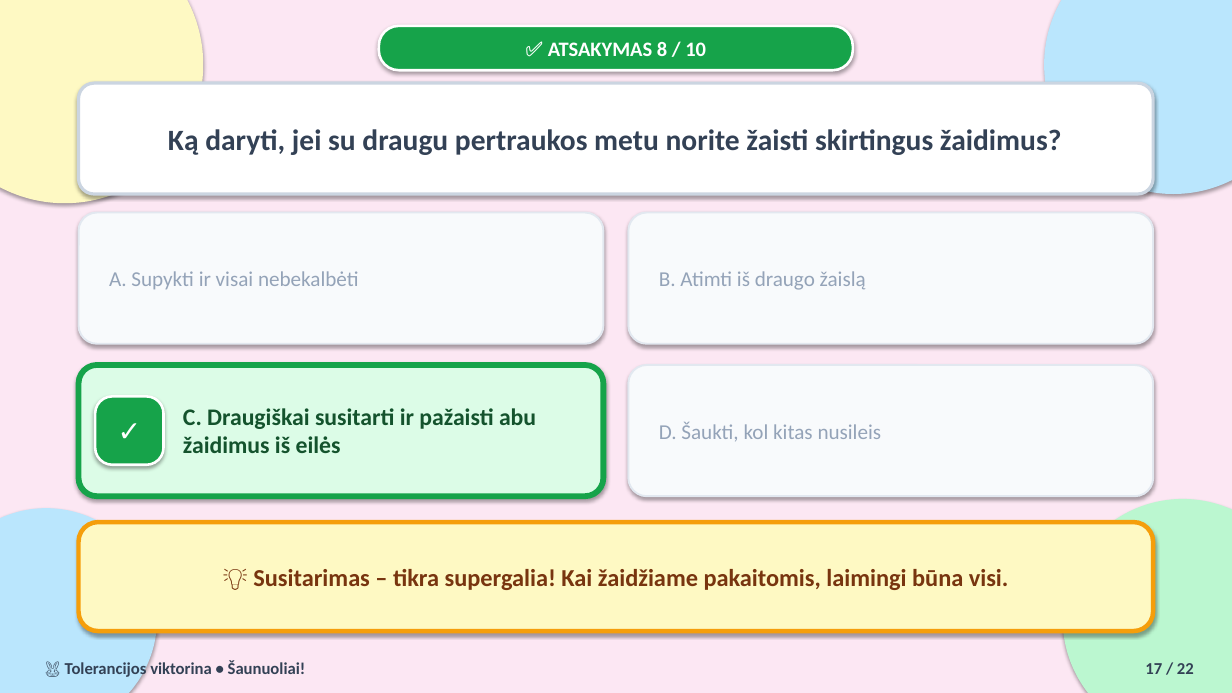
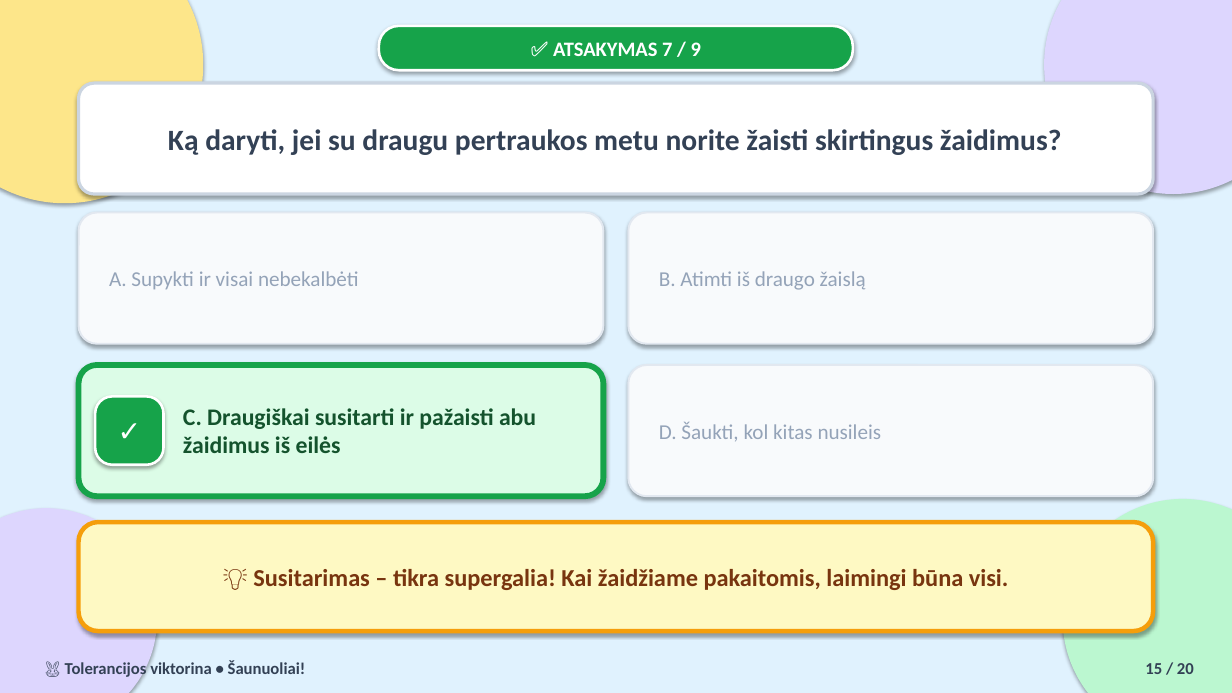
Before and after one commit to Artiomkalinin/tolerancijos-diena, a slide deck: slide 15 of Tolerancijos_viktorina.pptx (slide 17 before the commit). Drawn at 1232x693 pixels with LibreOffice and Linux fonts; fonts in the diff are those of the drawing. Boxes give left, top, right and bottom in pixels: in the first picture for what was removed or moved away, otherwise in the second. Text is boxed around its words. In the diff, an @@ line names an element or a change of style, - is before the commit and + after.

```diff
--- a/Tolerancijos_viktorina.pptx
+++ b/Tolerancijos_viktorina.pptx
@@ background #FCE7F3 to #E0F2FE @@
@@ ellipse at (0,0,203,203): fill #FEF9C3 to #FDE68A @@
@@ ellipse at (1044,0,1232,194): fill #BAE6FD to #DDD6FE @@
@@ text at (553,42,701,56): text changed @@
-✅ ATSAKYMAS 8 / 10
+✅ ATSAKYMAS 7 / 9
@@ ellipse at (0,508,157,693): fill #BAE6FD to #DDD6FE @@
@@ text at (1145,663,1194,674): text changed @@
-17 / 22
+15 / 20
```
Also in this commit, not shown: 19 other slides changed, 2 slides removed, 3 other files.
